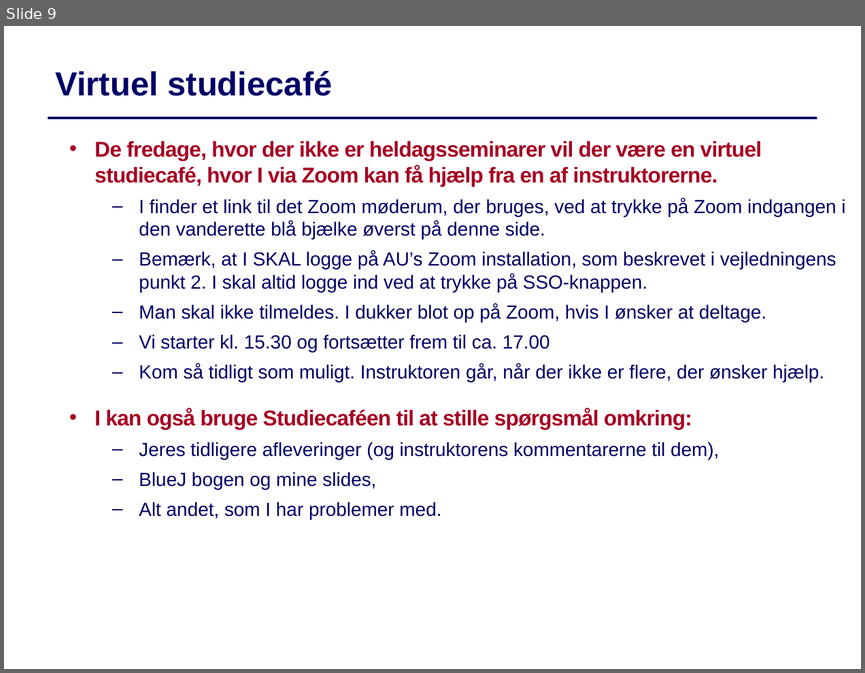
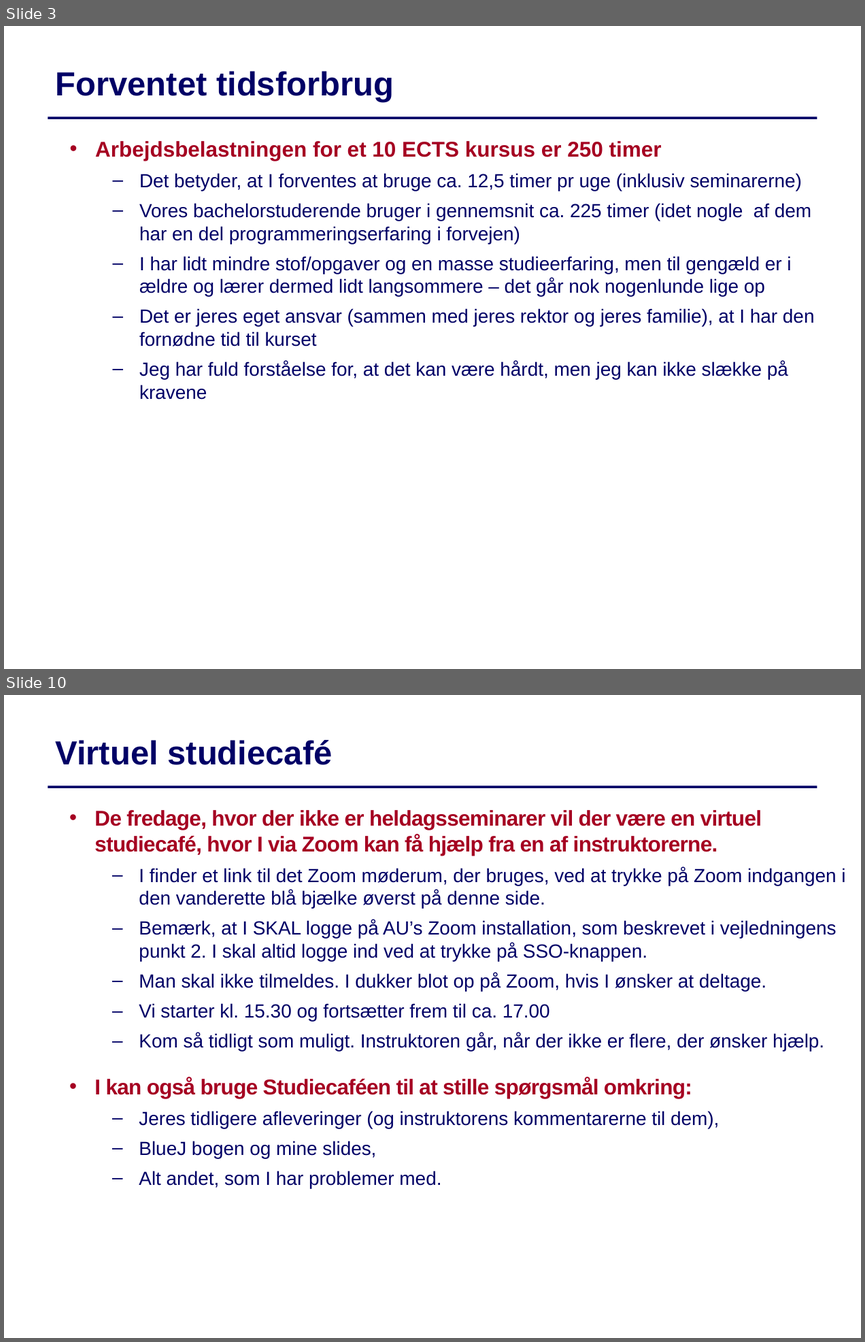
Before and after one commit to IntProgAU/Materiale, a slide deck: web/g25/status/Status1.pptx. Shown one above the other, each under a label of ours: slide 9 before the commit, slides 3 and 10 after it; the slides between them are not shown. The pictures are 865x673 and 865x1342 pixels, drawn with LibreOffice and Linux fonts; fonts in the diff are those of the drawing. Boxes give left, top, right and bottom in pixels: in the first picture for what was removed or moved away, otherwise in the second. Text is boxed around its words. In the diff, an @@ line names an element or a change of style, - is before the commit and + after.

```diff
--- a/web/g25/status/Status1.pptx
+++ b/web/g25/status/Status1.pptx
@@ slide 3 added at box(4, 26, 861, 669), background #FFFFFF; not listed: 1 template element that a slide beside it also shows @@
@@ text added at box(56, 71, 394, 102), 28 pt, text #000066, bold @@
+Forventet tidsforbrug
@@ text added at box(95, 141, 815, 399), 16 pt, text #000066 @@
+  • Arbejdsbelastningen for et 10 ECTS kursus er 250 timer
+  – Det betyder, at I forventes at bruge ca. 12,5 timer pr uge (inklusiv seminarerne)
+  – Vores bachelorstuderende bruger i gennemsnit ca. 225 timer (idet nogle af dem har en del programmeringserfaring i forvejen)
+  – I har lidt mindre stof/opgaver og en masse studieerfaring, men til gengæld er i ældre og lærer dermed lidt langsommere – det går nok nogenlunde lige op
+  – Det er jeres eget ansvar (sammen med jeres rektor og jeres familie), at I har den fornødne tid til kurset
+  – Jeg har fuld forståelse for, at det kan være hårdt, men jeg kan ikke slække på kravene
@@ what was slide 9 is now slide 10 @@
```
Also in this commit, not shown: 9 slides changed.
